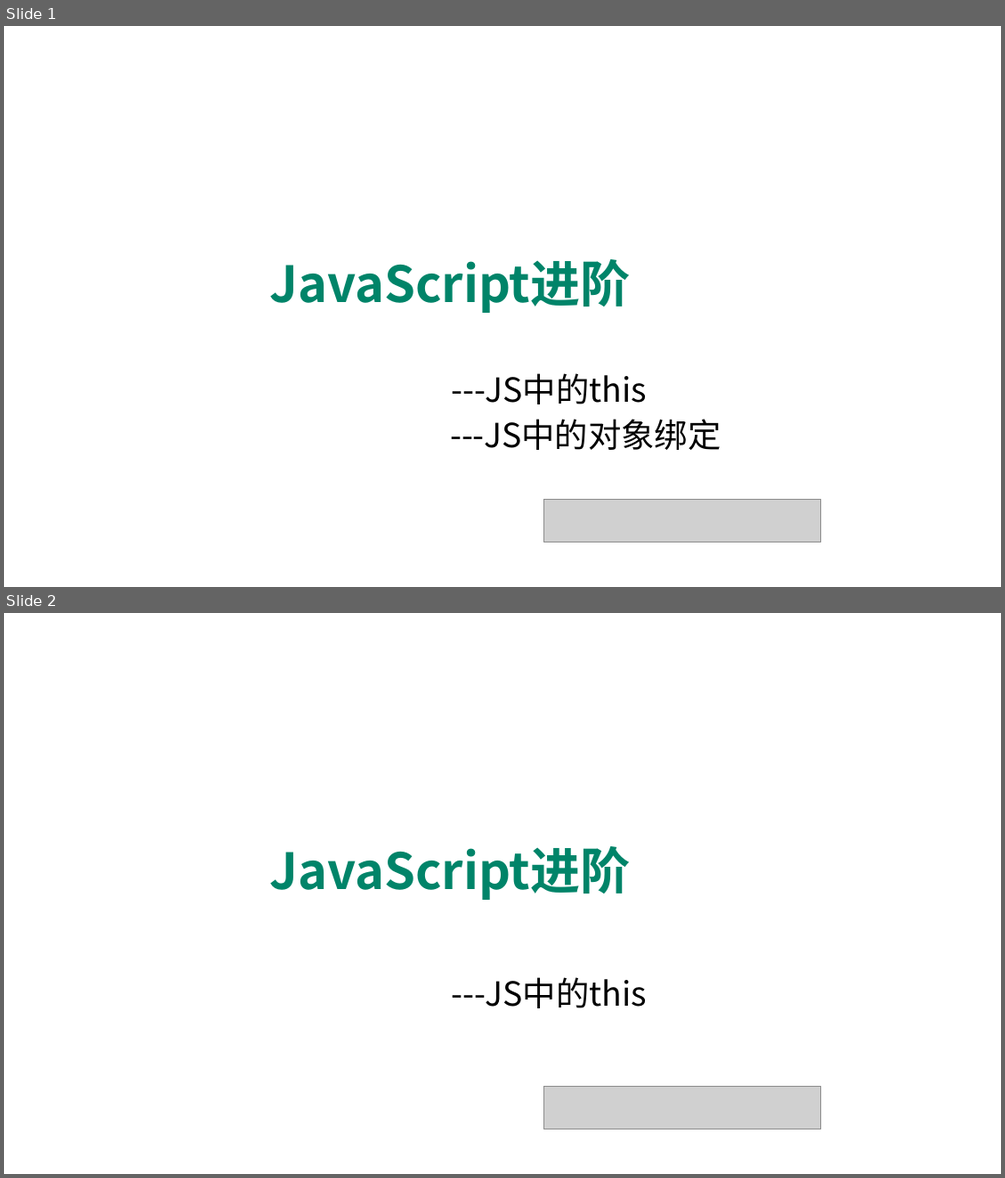
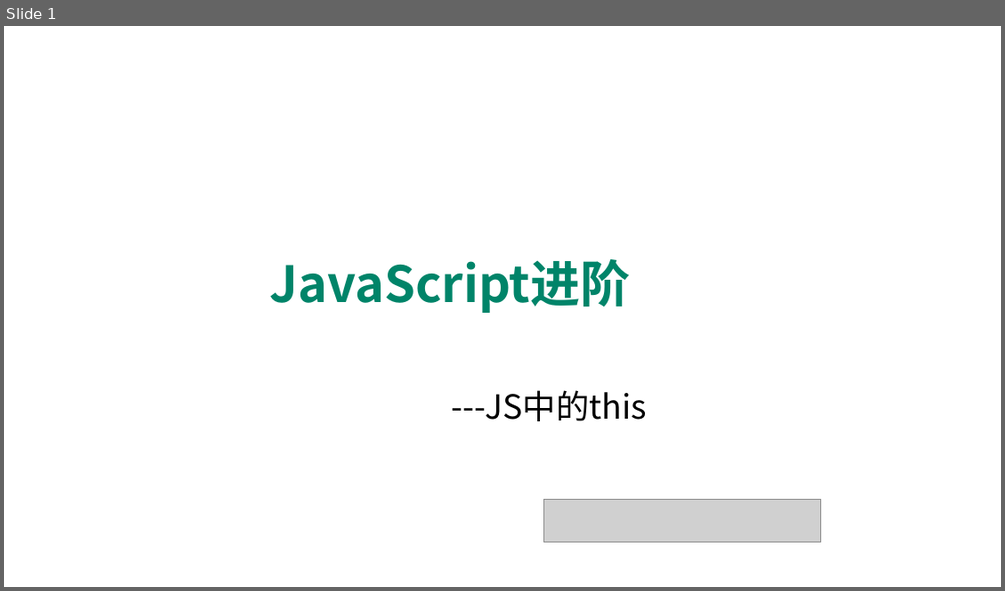
Before and after one commit to edu2act/course-javascript-advanced, a slide deck: 课程PPT/08.JavaScript面向对象编程 二.pptx. Shown one above the other, each under a label of ours: slides 1 and 2 before the commit, slide 1 after it. The pictures are 1005x1178 and 1005x591 pixels, drawn with LibreOffice and Linux fonts; fonts in the diff are those of the drawing; grey boxes stand for pictures; background and template pictures are left out. Boxes give left, top, right and bottom in pixels: in the first picture for what was removed or moved away, otherwise in the second. Text is boxed around its words. In the diff, an @@ line names an element or a change of style, - is before the commit and + after.

```diff
--- a/课程PPT/08.JavaScript面向对象编程 二.pptx
+++ b/课程PPT/08.JavaScript面向对象编程 二.pptx
@@ slide 1 removed at [4,26,1001,587], background picture (left out) @@
@@ title removed at [269,259,630,313] @@
-JavaScript进阶
@@ text removed at [452,373,647,404] @@
----JS中的this
@@ text removed at [450,418,720,450] @@
----JS中的对象绑定
@@ picture removed at [544,499,821,542] @@
@@ what was slide 2 is now slide 1 @@
```
Also in this commit, not shown: 4 other slides removed, 1 other file.
